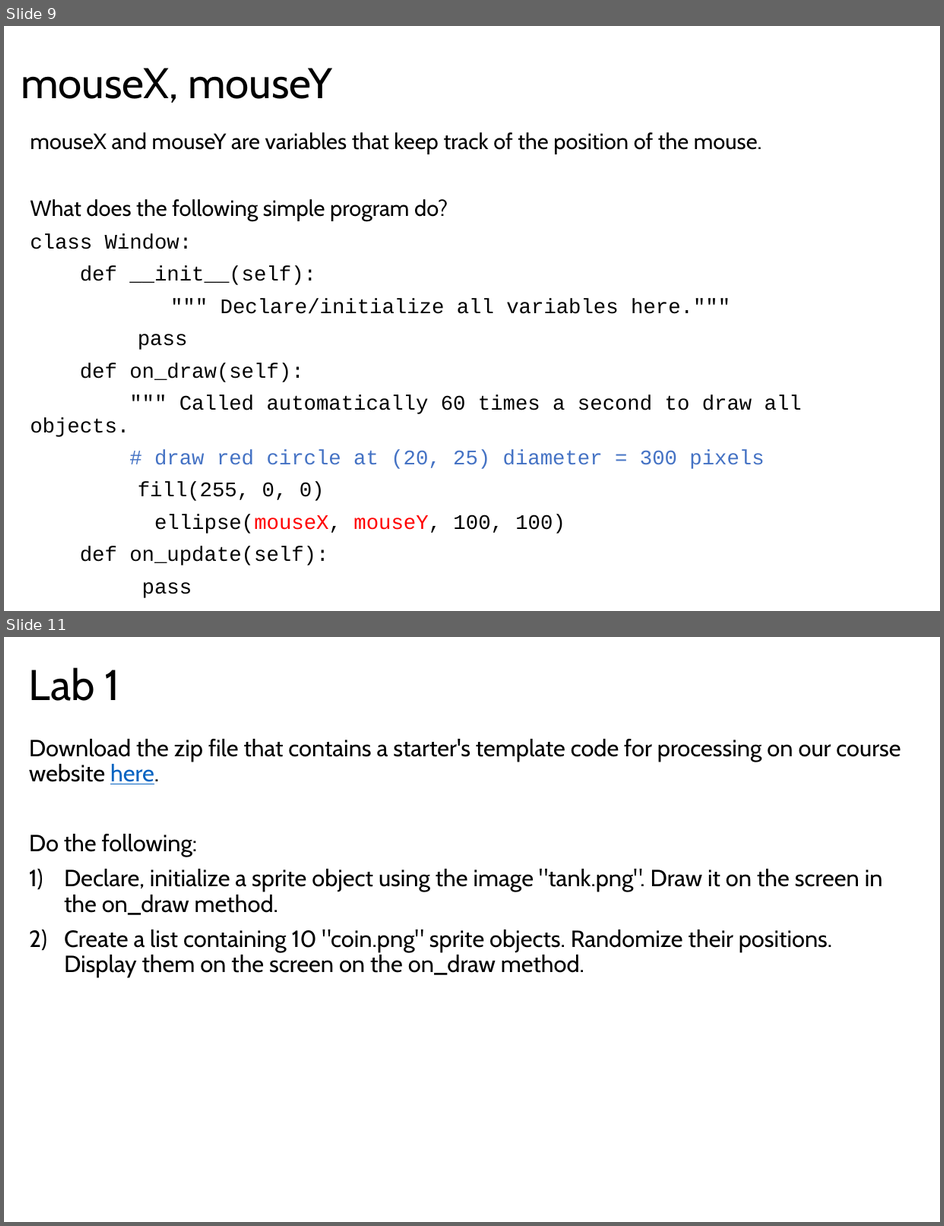
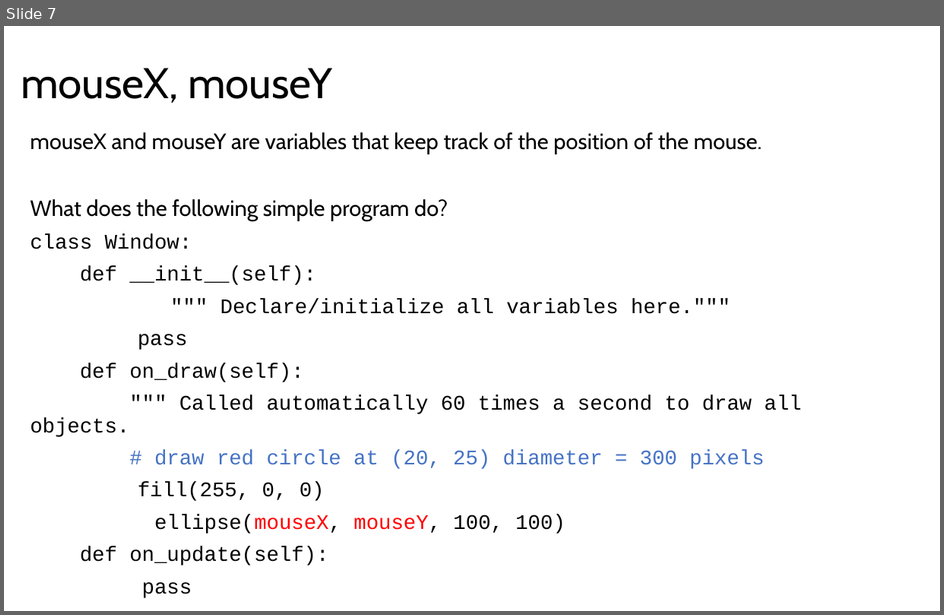
Before and after one commit to LongBaoNguyen/longbaonguyen.github.io, a slide deck: courses/apcsp/processing_arcade/processing2.pptx. Shown one above the other, each under a label of ours: slides 9 and 11 before the commit, slide 7 after it; the slides between them are not shown. The pictures are 944x1226 and 944x615 pixels, drawn with LibreOffice and Linux fonts; fonts in the diff are those of the drawing. Boxes give left, top, right and bottom in pixels: in the first picture for what was removed or moved away, otherwise in the second. Text is boxed around its words. In the diff, an @@ line names an element or a change of style, - is before the commit and + after.

```diff
--- a/courses/apcsp/processing_arcade/processing2.pptx
+++ b/courses/apcsp/processing_arcade/processing2.pptx
@@ slide 11 removed at (4, 637, 940, 1222), background #FFFFFF @@
@@ title removed at (29, 667, 120, 701) @@
-Lab 1
@@ text removed at (29, 739, 901, 977) @@
-Download the zip file that contains a starter's template code for processing on our course website here.
-Do the following:
-1) Declare, initialize a sprite object using the image "tank.png". Draw it on the screen in the on_draw method.
-2) Create a list containing 10 "coin.png" sprite objects. Randomize their positions. Display them on the screen on the on_draw method.
@@ what was slide 9 is now slide 7 @@
```
Also in this commit, not shown: 2 slides changed, 1 slide added, 3 other slides removed, 2 other files.
